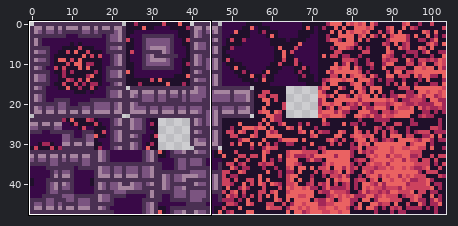
Sprite sheet: assets/graphics/map/fire.png. Above: a wide view before the commit, with the close-up outlined.
Close-up. First the earlier version:
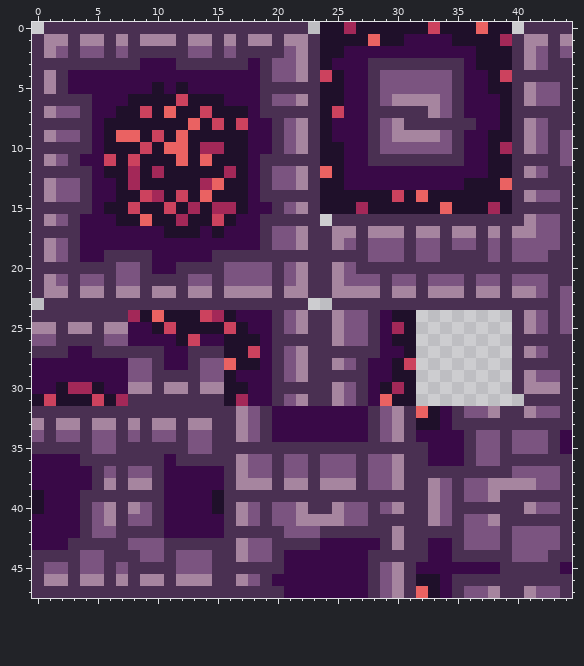
The file is 104x48 pixels. Shown: x 0..44, y 0..47. The commit also changed other parts of the picture, which this record leaves out.
New version:
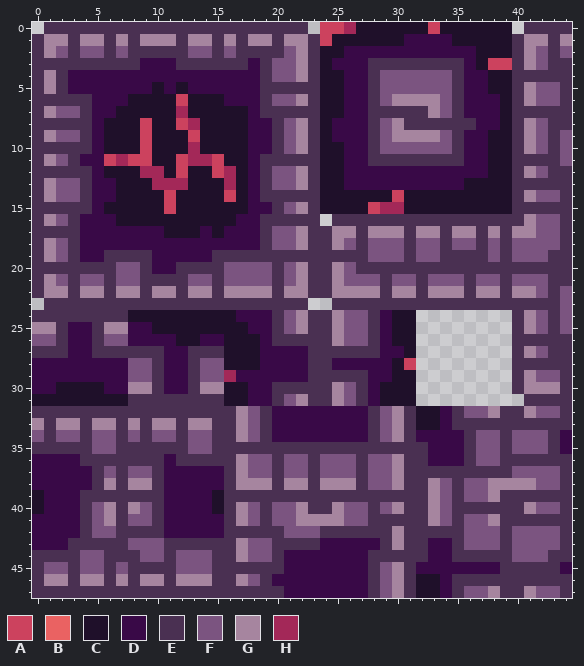
Palette (. is transparent): A #cc425e  B #ea6262  C #1f102a  D #390947  E #4a3052  F #7b5480  G #a6859f  H #a32858
From old to new:
@@ x 0..44 @@
- 0 .EEEEEEEEEEEEEEEEEEEEEE.CCHCCCCCCACCCBCC.EEEE
- 1 EGGEGGEGEGGGEGGEGEGGEGGECCCCBCCDDDDCCCCHEGGEG
+ 0 .EEEEEEEEEEEEEEEEEEEEEE.AAHCCCCCCACCCCCC.EEEE
+ 1 EGGEGGEGEGGGEGGEGEGGEGGEACCCCCCDDDDCCCCCEGGEG
  2 EGFEFFEFEEEEEFFEFEEEEFGECCDDDDDDDDDDDCCCEGFEF
- 3 EEEEEEEEEDDDEEEEEEDEFFGECDDDEEEEEEEEDCCCEGFEE
- 4 EGEDDDDDDDDDDDDDDDDEFFGEACDDEFFFFFFEDDCAEEEEE
+ 3 EEEEEEEEEDDDEEEEEEDEFFGECDDDEEEEEEEEDCAAEGFEE
+ 4 EGEDDDDDDDDDDDDDDDDEFFGECCDDEFFFFFFEDDCCEEEEE
  5 EGEDDDDDDDCDCDDDDDDEEEEECCDDEFFFFFFEDDCCEGFFE
  6 EEEEEDDDCCCCACCCDDDEFFGECCDDEFGGGGFEDDDCEGFFE
- 7 EGFFEDDCCACBCCACCCDEEEEECADDEEEEEGFEDDDCEEEEE
- 8 EEEEEDCCCCCCCBCACADDEFGECDDDEFGEEEEEEDDCEGFEE
- 9 EGFFEDCBBCACBCCCCCDDEFGECDDDEFGGGGFEDDCCEGFEF
-10 EEEEEDCCCACBBCHHCCDDEFGECCDDEFFFFFFEDDCHEGFEF
-11 EGFEDDACACCCBCBCCCDEEEEECCDDEEEEEEEEDDCCEEEEF
-12 EEEEEDCCHCHCCCCCHCDEFFGEBCDDDDDDDDDDDDCCEGFEE
-13 EGFFEDDCHCCCCCHBCCDEFFGECCDDDDDDDDDDCCCBEEEEE
-14 EGFFEDDCCAHCACBCCCDEEEEECCCCCCACBCCCCCCCEGFFE
-15 EEEEEDCCACCACHCHHCDDEFGECCCHCCCCCCBCCCHCEEEEE
-16 EGFEDDDCCBCCHCCACDDEEEEE.EEEEEEEEEEEEEEEEGFFE
+ 7 EGFFEDDCCCCCHCCCCCDEEEEECCDDEEEEEGFEDDDCEEEEE
+ 8 EEEEEDCCCACCAHCCCCDDEFGECDDDEFGEEEEEEDDCEGFEE
+ 9 EGFFEDCCCACCCACCCCDDEFGECDDDEFGGGGFEDDCCEGFEF
+10 EEEEEDCCCACCCHCCCCDDEFGECCDDEFFFFFFEDDCCEGFEF
+11 EGFEDDAHAACCAHHACCDEEEEECCDDEEEEEEEEDDCCEEEEF
+12 EEEEEDCCCHHCACCAHCDEFFGECCDDDDDDDDDDDDCCEGFEE
+13 EGFFEDDCCCHHHCCCHCDEFFGECCDDDDDDDDDDCCCCEEEEE
+14 EGFFEDDCCCCACCCCACDEEEEECCCCCCACCCCCCCCCEGFFE
+15 EEEEEDCCCCCACCCCCCDDEFGECCCCAHHCCCCCCCCCEEEEE
+16 EGFEDDDCCCCCCCCCCDDEEEEE.EEEEEEEEEEEEEEEEGFFE
 17 EEEEDDDDDDDCCCDCDDDEFFGEEGGEGGGEGGEGGEGEGGFFE
@@ x 0..44 @@
 23 .EEEEEEEEEEEEEEEEEEEEEE..EEEEEEEEEEEEEEEEEEEF
-24 EEEEEEEEHCBCCCAHCDDDEFGEEGFFEDCC........EGFEF
-25 GGEGGEGGDDCACCCCACDDEFGEEGFFEDHC........EGFEF
-26 FFEEEEFFDDDDCADDCCCDEEEEEGFFEDCC........EEEEE
-27 EEEDDEEEEEEDDEEECCADEFGEEEEEEDDC........EGFEE
-28 DDDDDDDDFFEDDEFFBCCDEFGEEGFEDDCA........EEEEE
-29 DDDDDDDDFFEEEEFFCDDDEFGEEEEEDDCC........EGFFE
-30 DDCHHCDDGGEGGEGGCCDDEEEEEGFEDCHC........EGGGE
-31 CACCCACHEEEEEEEECHDDEFGEEGFEDBCC.........EEEE
-32 EEEEEEEEEEEEEEEEEGFEDDDDDDDDEFGEBCDEFFGEEGFFE
+24 EEEEEEEECCCCCCCCCDDDEFGEEGFFEDCC........EGFEF
+25 GGEDDEGGDDCCCCCCCCDDEFGEEGFFEDCC........EGFEF
+26 FFEDDEFFDDDDCCDDCCCDEEEEEGFFEDCC........EEEEE
+27 EEEDDEEEEEEDDEEECCCDDDDEEEEEEDDC........EGFEE
+28 DDDDDDDDFFEDDEFFCCCDDDDEEDDDDDCA........EEEEE
+29 DDDDDDDDFFEDDEFFHDDDDDDEEEEEDDCC........EGFFE
+30 DDCCCCDDGGEDDEGGCCDDEEEEEGFEDCCC........EGGGE
+31 CCCCCCCCEEEEEEEECCDDEFGEEGFEDCCC.........EEEE
+32 EEEEEEEEEEEEEEEEEGFEDDDDDDDDEFGECCDEFFGEEGFFE
 33 GEGGEGGEGEGGEGGEEGFEDDDDDDDDEFGECCDEEEEEEEEEE
@@ x 30..34 @@
 46 GECCD
-47 GEBCD
+47 GECCD
Changed places in both close-ups, as pixel boxes (x1, y1, x2, y2):
changed: (320, 22, 380, 118)
changed: (476, 22, 512, 82)
changed: (116, 106, 248, 226)
changed: (320, 142, 512, 214)
changed: (44, 310, 428, 418)
changed: (416, 586, 428, 598)
